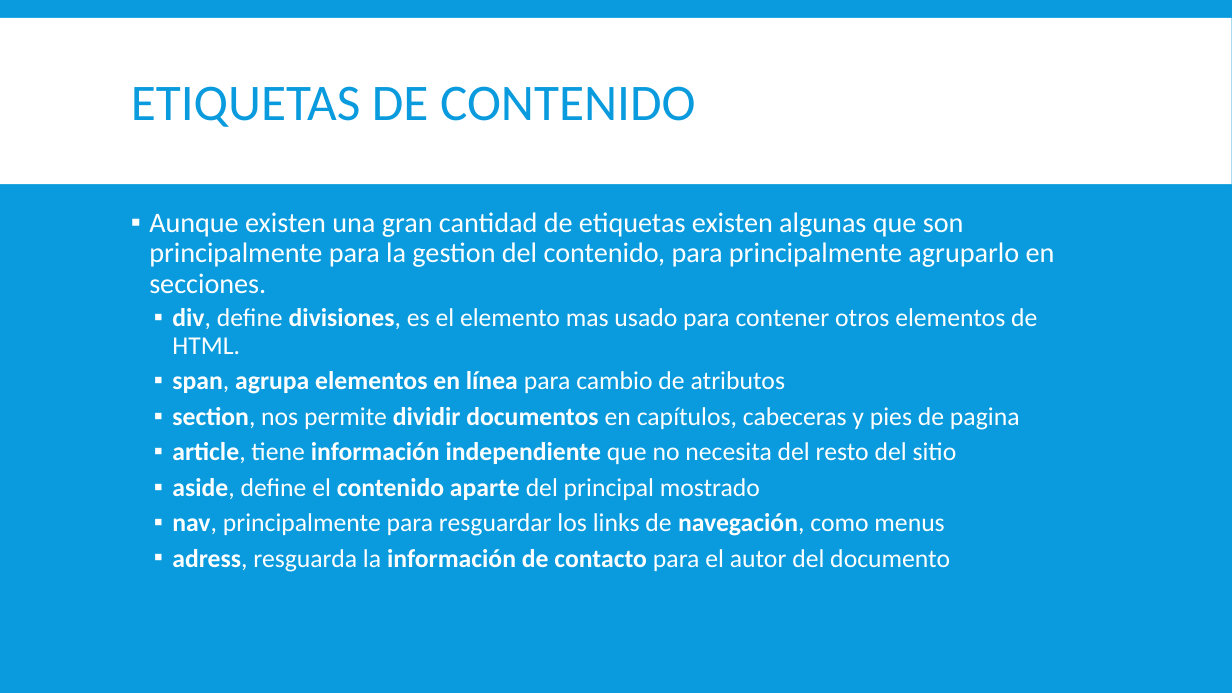
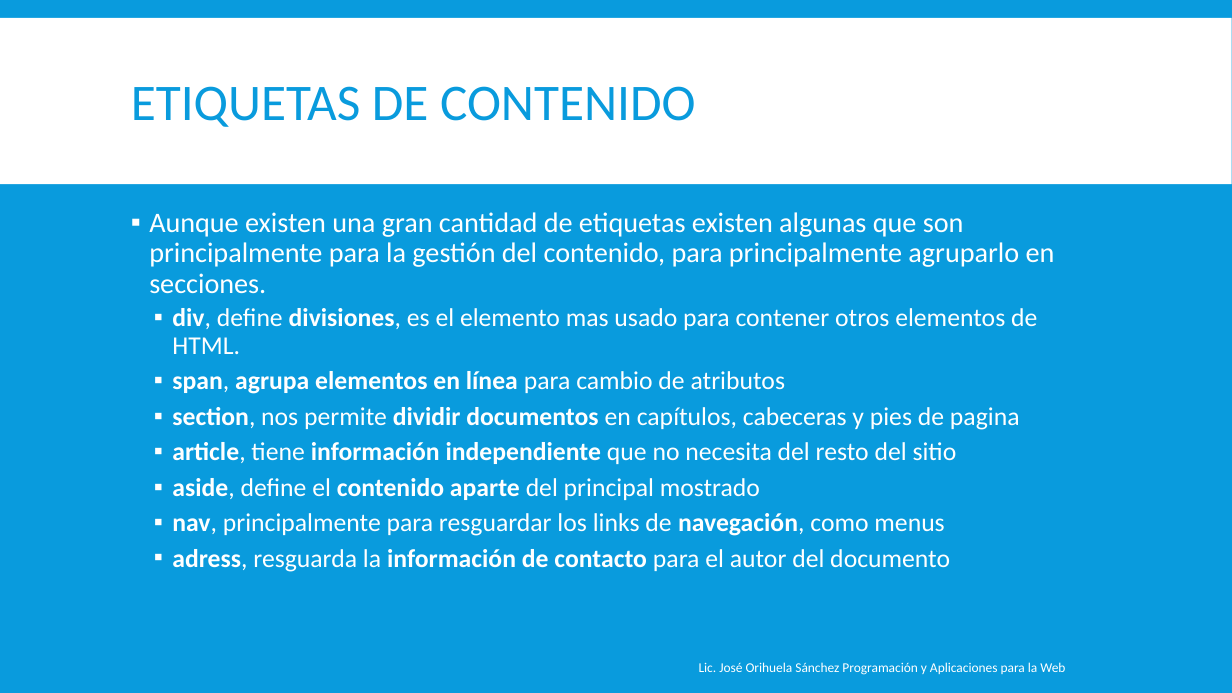
Before and after one commit to magoclown/PAPW, a slide deck: slide 7 of Presentaciones/Primer Parcial/DISEÑO WEB.pptx. Drawn at 1232x693 pixels with LibreOffice and Linux fonts; fonts in the diff are those of the drawing. Boxes give left, top, right and bottom in pixels: in the first picture for what was removed or moved away, otherwise in the second. Text is boxed around its words. In the diff, an @@ line names an element or a change of style, - is before the commit and + after.

Commit message:
Correccion de typos

```diff
--- a/Presentaciones/Primer Parcial/DISEÑO WEB.pptx
+++ b/Presentaciones/Primer Parcial/DISEÑO WEB.pptx
@@ text at [149, 212, 1055, 294]: text changed @@
-▪ Aunque existen una gran cantidad de etiquetas existen algunas que son principalmente para la gestion del contenido, para principalmente agruparlo en secciones.
+▪ Aunque existen una gran cantidad de etiquetas existen algunas que son principalmente para la gestión del contenido, para principalmente agruparlo en secciones.
@@ text added at [699, 662, 1065, 675], 10.5 pt, text #FFFFFF @@
+Lic. José Orihuela Sánchez Programación y Aplicaciones para la Web
```
Also in this commit, not shown: 25 other slides changed.
